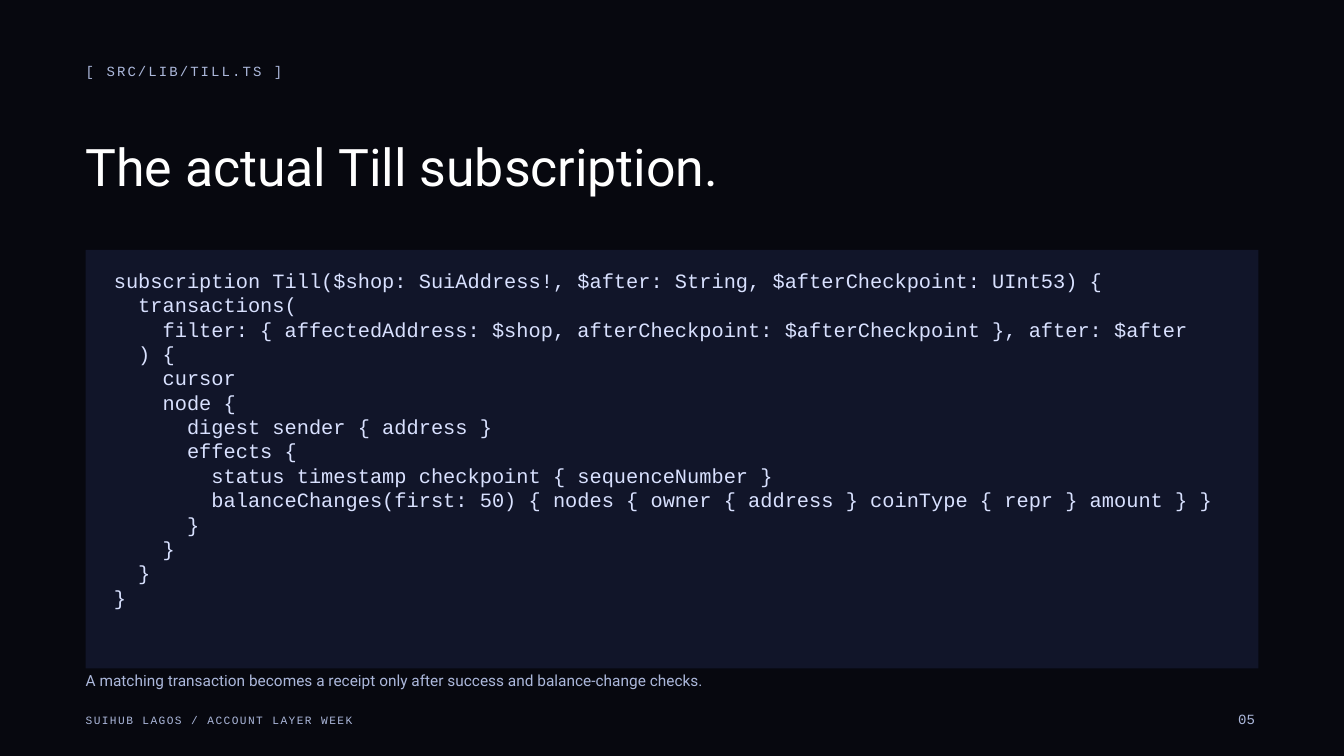
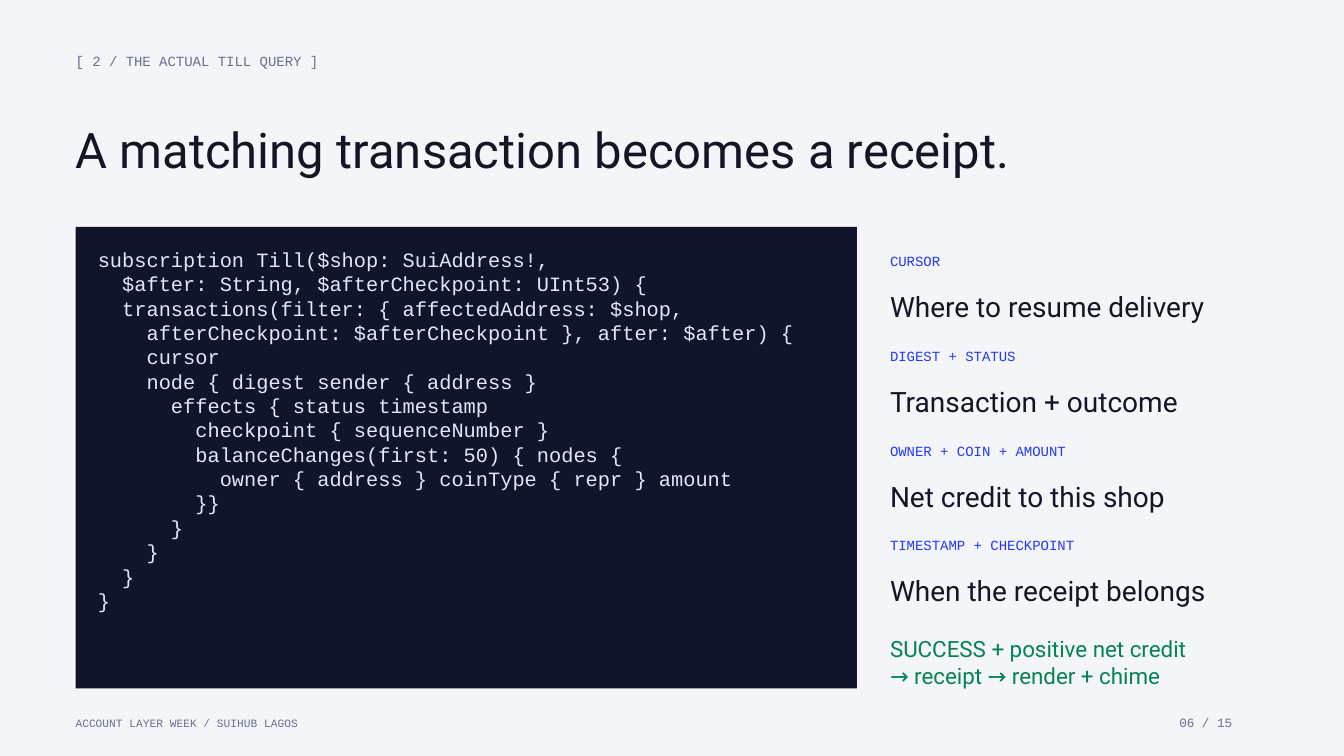
Before and after one commit to Nuel-osas/day3-till, a slide deck: slide 6 of teaching/Day3_Till_Live_Data_Seedless_Style.pptx (slide 5 before the commit). Drawn at 1344x756 pixels with LibreOffice and Linux fonts; fonts in the diff are those of the drawing. Boxes give left, top, right and bottom in pixels: in the first picture for what was removed or moved away, otherwise in the second. Text is boxed around its words. In the diff, an @@ line names an element or a change of style, - is before the commit and + after.

```diff
--- a/teaching/Day3_Till_Live_Data_Seedless_Style.pptx
+++ b/teaching/Day3_Till_Live_Data_Seedless_Style.pptx
@@ background #07080F to #F4F5F8 @@
@@ text at [92, 56, 302, 69]: text changed; size 37 to 10 pt; font Roboto to Courier New; text colour #FFFFFF to #65708B @@
-The actual Till subscription.
+[ 2 / THE ACTUAL TILL QUERY ]
@@ text removed at [107, 66, 262, 76] @@
-[ SRC/LIB/TILL.TS ]
@@ text at [76, 131, 1009, 179]: text changed; size 11 to 35 pt; text colour #ACB8DB to #131725 @@
-A matching transaction becomes a receipt only after success and balance-change checks.
+A matching transaction becomes a receipt.
@@ rectangle: place and size @@
-rectangle at [86, 250, 1258, 668]
+rectangle at [76, 227, 857, 689]
@@ text at [98, 252, 768, 345]: text changed; text colour #D9E1FF to #E1E7FF @@
-subscription Till($shop: SuiAddress!, $after: String, $afterCheckpoint: UInt53) {
-transactions(
-filter: { affectedAddress: $shop, afterCheckpoint: $afterCheckpoint }, after: $after
-) {
+subscription Till($shop: SuiAddress!,
+$after: String, $afterCheckpoint: UInt53) {
+transactions(filter: { affectedAddress: $shop,
+afterCheckpoint: $afterCheckpoint }, after: $after) {
@@ text "subscription Till($shop: SuiAddress!,": place and size @@
-text "subscription Till($shop: SuiAddress!," at [114, 274, 1187, 512]
+text "subscription Till($shop: SuiAddress!," at [98, 252, 768, 491]
@@ text added at [890, 256, 940, 266], 10 pt, text #2338FF @@
+CURSOR
@@ text added at [890, 296, 1204, 323], 20 pt, text #131725 @@
+Where to resume delivery
@@ text at [147, 353, 220, 364]: text colour #D9E1FF to #E1E7FF in "cursor", "}", "}", "}" and 1 more places @@
@@ text added at [890, 351, 1015, 361], 10 pt, text #2338FF @@
+DIGEST + STATUS
@@ text at [147, 374, 732, 491]: text changed; text colour #D9E1FF to #E1E7FF @@
-node {
-digest sender { address }
-effects {
-status timestamp checkpoint { sequenceNumber }
-balanceChanges(first: 50) { nodes { owner { address } coinType { repr } amount } }
+node { digest sender { address }
+effects { status timestamp
+checkpoint { sequenceNumber }
+balanceChanges(first: 50) { nodes {
+owner { address } coinType { repr } amount
+}}
@@ text added at [890, 392, 1178, 413], 20 pt, text #131725 @@
+Transaction + outcome
@@ text added at [890, 446, 1066, 456], 10 pt, text #2338FF @@
+OWNER + COIN + AMOUNT
@@ text added at [890, 486, 1165, 513], 20 pt, text #131725 @@
+Net credit to this shop
@@ text added at [890, 540, 1074, 550], 10 pt, text #2338FF @@
+TIMESTAMP + CHECKPOINT
@@ text added at [890, 580, 1205, 607], 20 pt, text #131725 @@
+When the receipt belongs
@@ text added at [890, 640, 1186, 689], 16 pt, text #078256 @@
+SUCCESS + positive net credit
+→ receipt → render + chime
@@ text at [76, 719, 298, 727]: text changed; text colour #ACB8DB to #65708B @@
-SUIHUB LAGOS / ACCOUNT LAYER WEEK
+ACCOUNT LAYER WEEK / SUIHUB LAGOS
@@ text added at [1179, 718, 1232, 727], 9 pt, text #65708B @@
+06 / 15
@@ text removed at [1238, 714, 1255, 724] @@
-05
```
Also in this commit, not shown: 3 other slides changed, 11 slides added, 11 slides removed, 9 other files.
